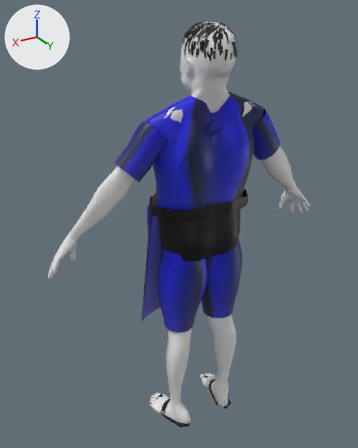
A saved change to the glTF model assets/characters/villagers/smith/smith_lod1.glb.
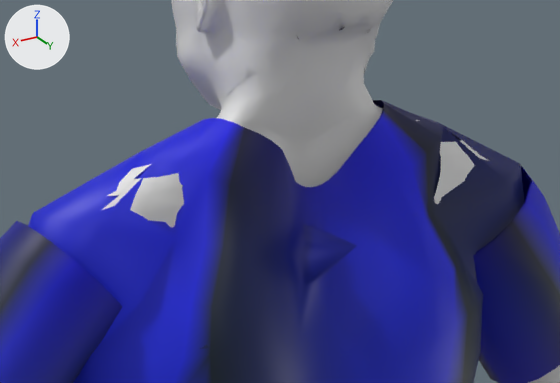
Each version appears first whole from a 50 mm lens placed at (1.061, 1.58, 1.794), pointed at (0.056, -0.095, 0.957), and next in a close-up on the part from 39% to 76% of the width and 15% to 36% of the height. The axes (+X, +Y, +Z) are drawn at upper left. The lights are the same throughout. The first two pictures are the older version. Vertices at exactly the same position are counted once.

Script lines for the objects in view, before the commit:
```python
me_body_001 = bpy.data.meshes.new('Body.001')
me_body_001.from_pydata(...)  # 1810 vertices, 3362 faces; spans x -0.65..0.65, y -0.19..0.11, z 0.0..1.59
me_body_001.materials.append(mat_skin_body)  # white #e7e7e7
me_costume_001 = bpy.data.meshes.new('Costume.001')
me_costume_001.from_pydata(...)  # 2679 vertices, 4412 faces; spans x -0.37..0.38, y -0.2..0.15, z -0.01..1.51
# faces by material slot: [1909, 1614, 63, 659, 167]
me_costume_001.materials.append(mat_cloth_a)
me_costume_001.materials.append(mat_cloth_b)
me_costume_001.materials.append(mat_cloth_d)
me_costume_001.materials.append(mat_cloth_c)
me_costume_001.materials.append(mat_leather)
me_head_001 = bpy.data.meshes.new('Head.001')
me_head_001.from_pydata(...)  # 1838 vertices, 3368 faces; spans x -0.099..0.099, y -0.114..0.136, z 1.477..1.76
# faces by material slot: [2721, 492, 155]
me_head_001.materials.append(mat_skin_head)  # white #e7e7e7
me_head_001.materials.append(mat_mouth)  # white #e7e7e7
me_head_001.materials.append(mat_brow)  # white #e7e7e7
ob_body_lod1 = bpy.data.objects.new('Body_lod1', me_body_001)
ob_body_lod1.location = (0.0, 0.0, 0.0)
ob_costume_lod1 = bpy.data.objects.new('Costume_lod1', me_costume_001)
ob_costume_lod1.location = (0.0, 0.0, 0.0)
ob_head_lod1 = bpy.data.objects.new('Head_lod1', me_head_001)
ob_head_lod1.location = (0.0, 0.0, 0.0)
```
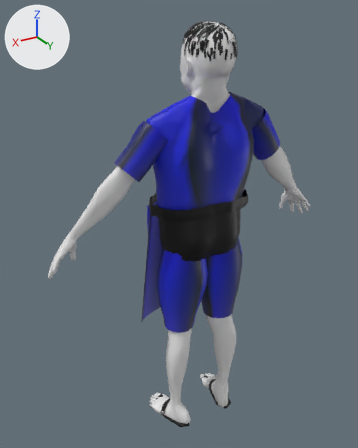
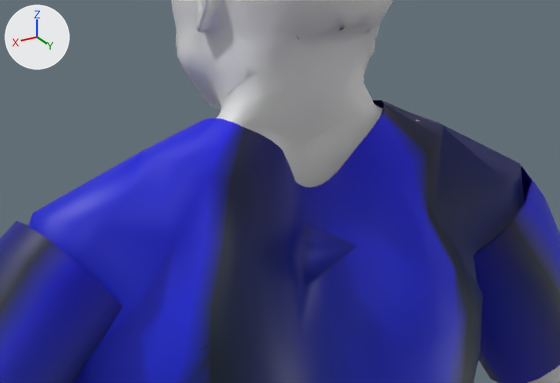
What differs and where, as boxes (x1, y1, x2, y2) in the close-ups (560 x 383 px):
'Body_lod1', reshaped: before (102, 25, 560, 383); after (217, 25, 560, 383)
part 1 of me_body_001, deleted: before (434, 132, 489, 204)
part 2 of me_body_001, deleted: before (102, 164, 184, 227)

What the commit changed:
me_body_001 is used by ob_body_lod1; location (0.0, 0.0, 0.0).
me_body_001 had 1810 vertices, 3362 faces and spanned x -0.65..0.65, y -0.19..0.11, z 0.0..1.59.
me_body_001 now has 1775 vertices, 3335 faces and spans x -0.65..0.65, y -0.19..0.11, z 0.0..1.59.
me_body_001 part 1: the loose piece of 22 vertices spanning x -0.22..-0.13, y 0.02..0.07, z 1.41..1.48 is deleted.
me_body_001 part 2: the loose piece of 22 vertices spanning x 0.13..0.22, y 0.02..0.07, z 1.41..1.48 is deleted.
Other edits to the shape of me_body_001 do not show in these pictures.
